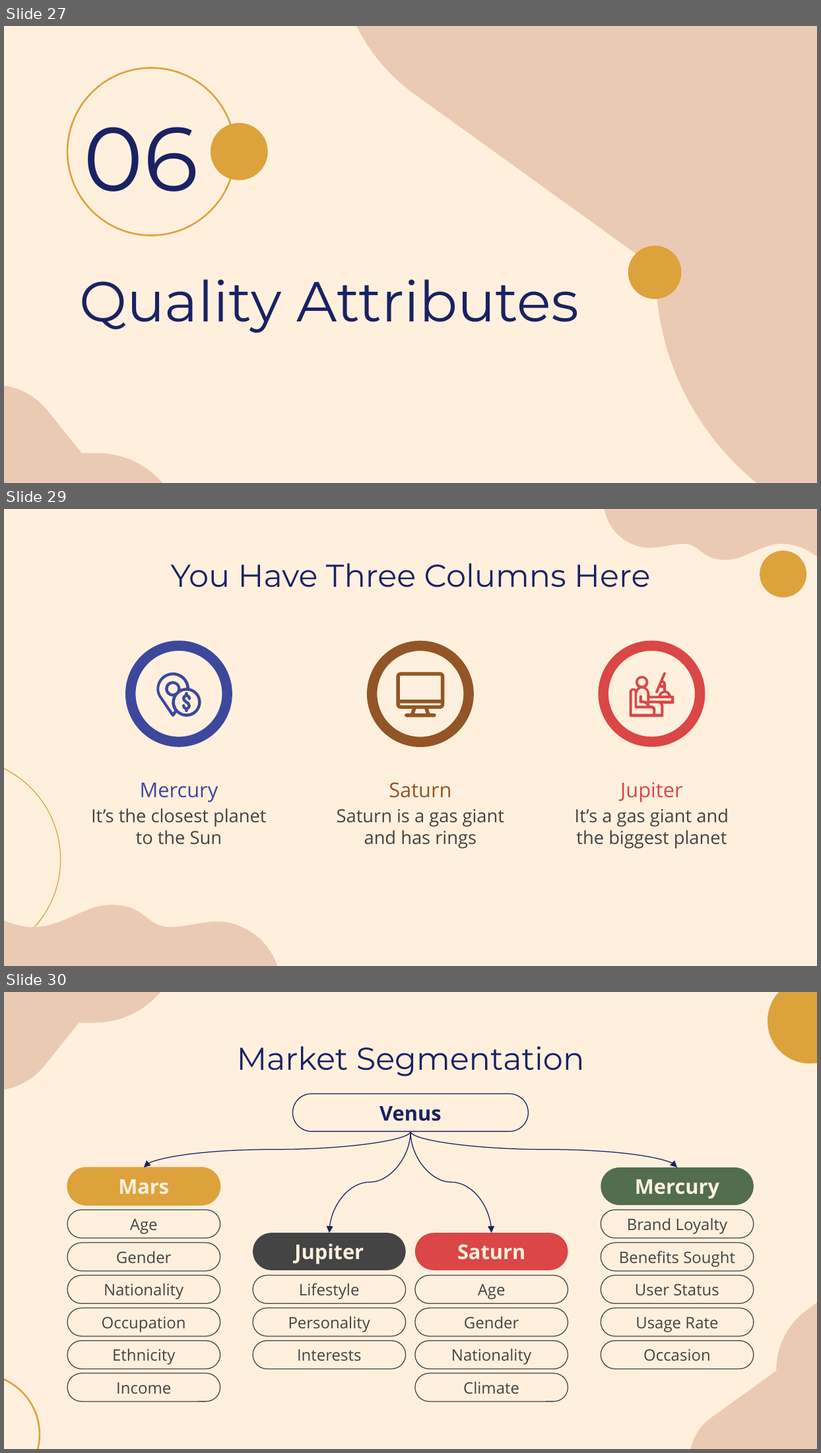
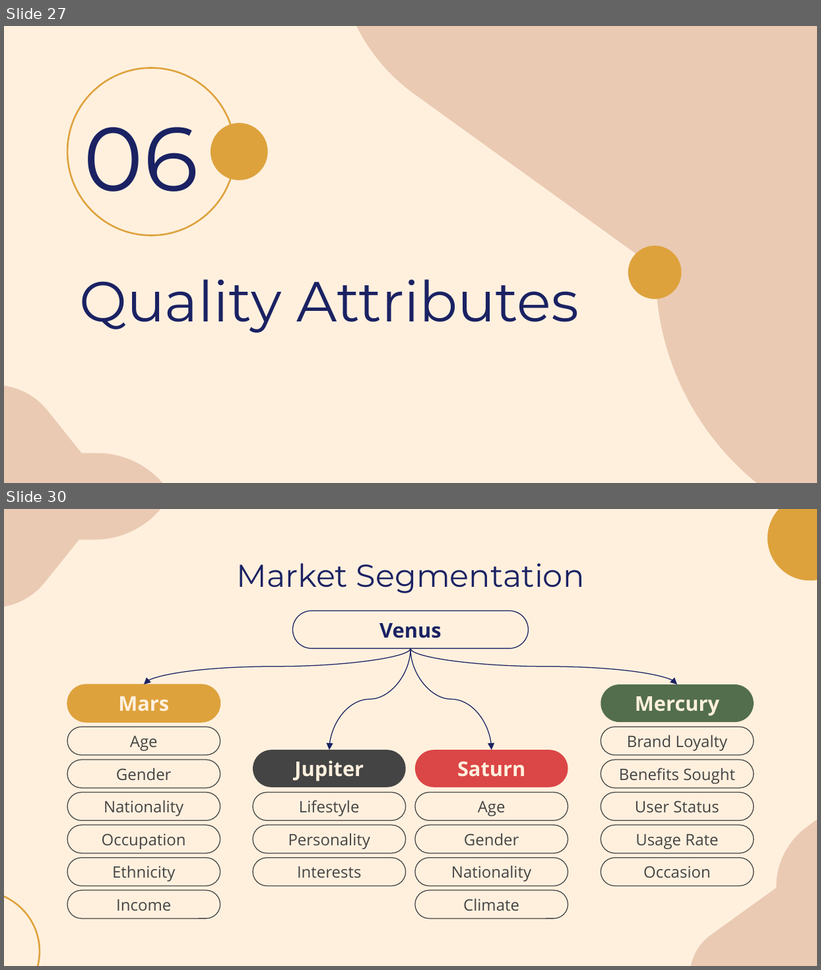
Before and after one commit to laibabintatahir/SRS-HMS, a slide deck: SRS.pptx. Shown one above the other, each under a label of ours: slides 27, 29 and 30 before the commit, slides 27 and 30 after it; the slides between them are not shown. The pictures are 821x1453 and 821x970 pixels, drawn with LibreOffice and Linux fonts; fonts in the diff are those of the drawing. Boxes give left, top, right and bottom in pixels: in the first picture for what was removed or moved away, otherwise in the second. Text is boxed around its words. In the diff, an @@ line names an element or a change of style, - is before the commit and + after.

```diff
--- a/SRS.pptx
+++ b/SRS.pptx
@@ slide 29 removed at [4,509,817,966], background #FFF0DE @@
@@ freeform shape removed at [605,509,817,560] @@
@@ title removed at [171,563,650,588] @@
-You Have Three Columns Here
@@ freeform shape removed at [760,551,807,597] @@
@@ ellipse removed at [131,646,228,741] @@
@@ ellipse removed at [372,646,469,741] @@
@@ ellipse removed at [603,646,700,741] @@
@@ freeform shape removed at [157,673,201,716] @@
@@ freeform shape removed at [397,673,444,716] @@
@@ freeform shape removed at [629,673,674,717] @@
@@ freeform shape removed at [182,692,191,712] @@
@@ ellipse removed at [4,758,61,961] @@
@@ subtitle removed at [140,783,218,803] @@
-Mercury
@@ subtitle removed at [389,782,451,798] @@
-Saturn
@@ subtitle removed at [620,782,682,803] @@
-Jupiter
@@ subtitle removed at [91,809,266,845] @@
-It’s the closest planet to the Sun
@@ subtitle removed at [337,809,504,849] @@
-Saturn is a gas giant and has rings
@@ subtitle removed at [575,809,729,849] @@
-It’s a gas giant and the biggest planet
@@ freeform shape removed at [4,905,277,966] @@
```
Also in this commit, not shown: 15 slides changed, 8 other slides removed.
